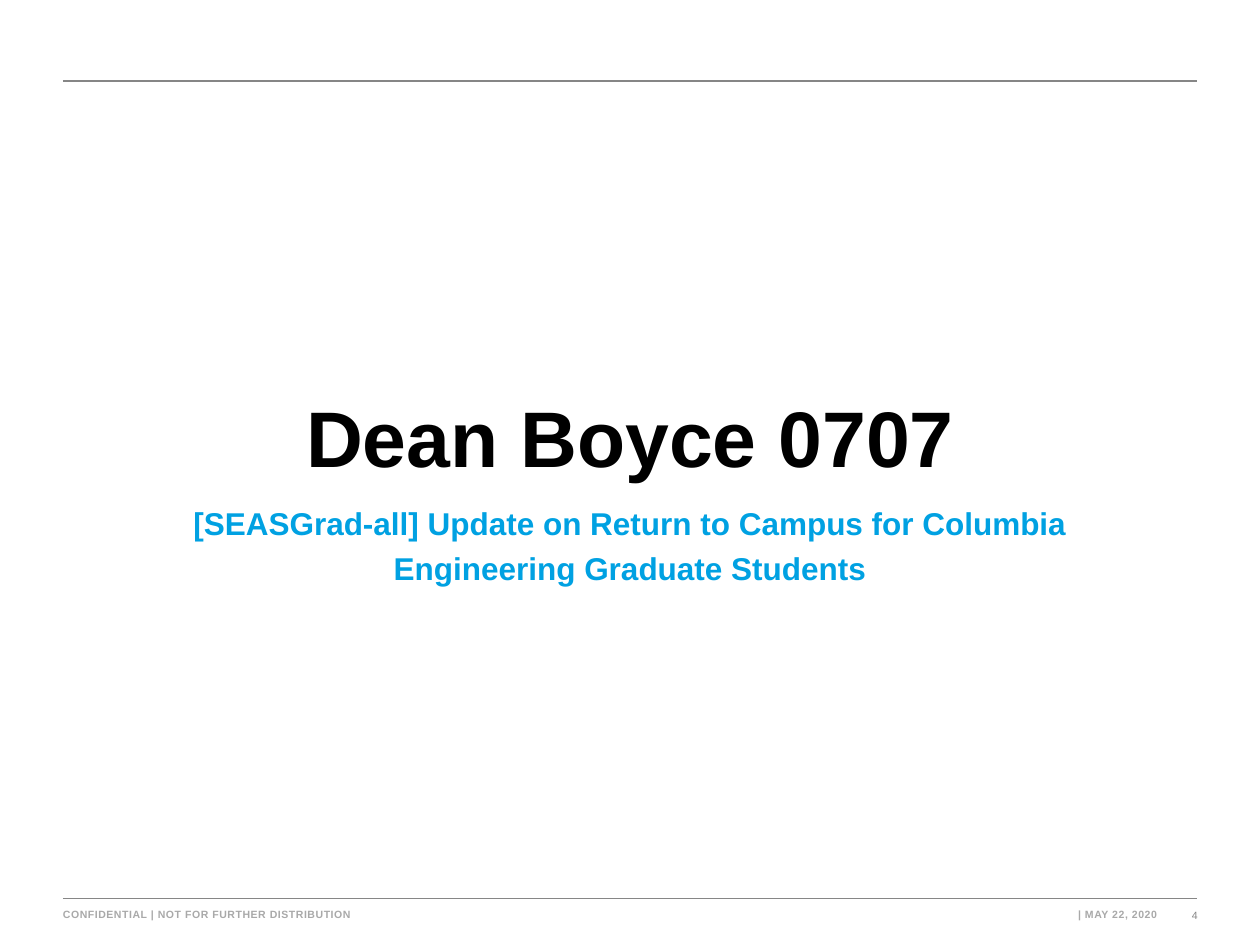
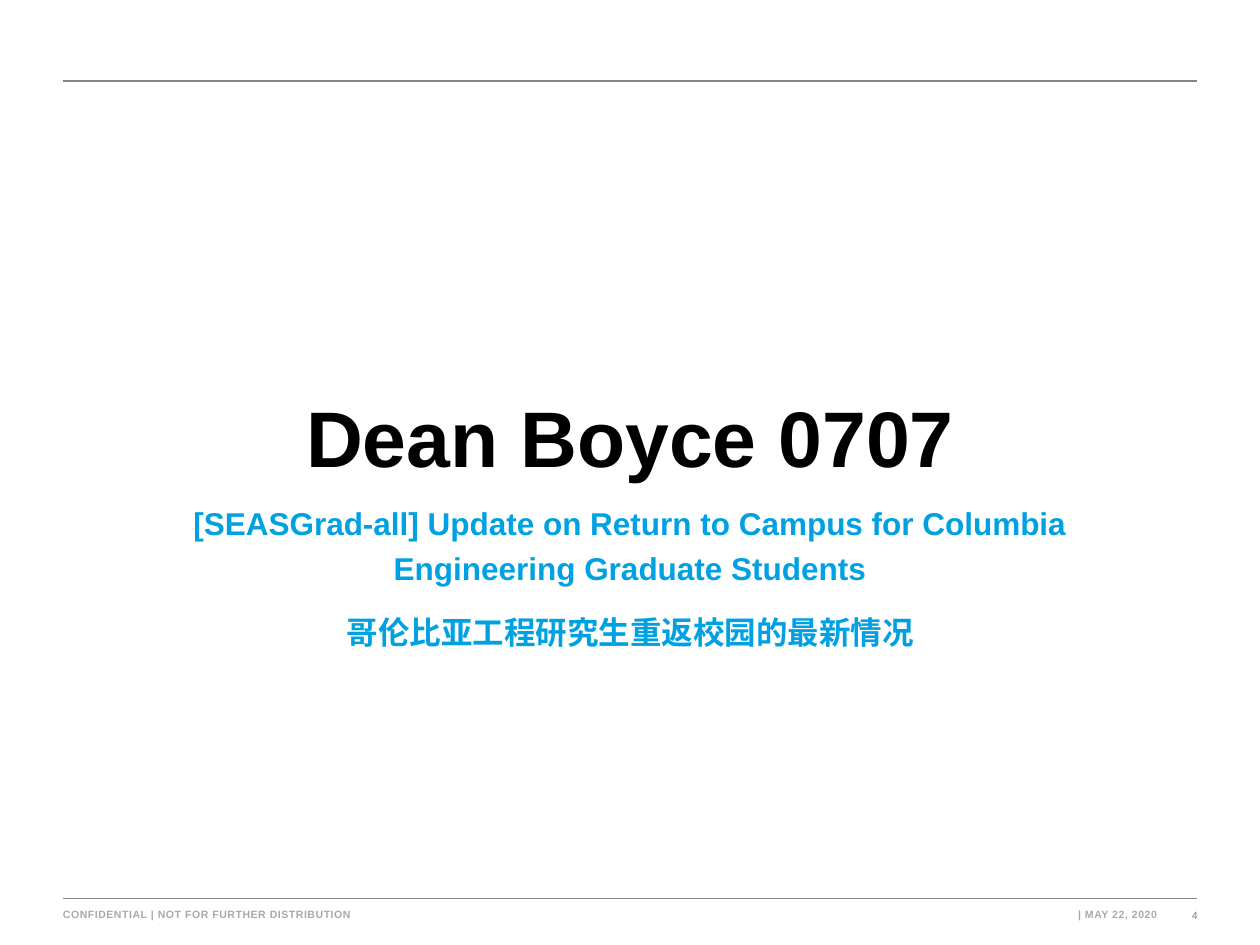
Before and after one commit to type-null/earthInsights, a slide deck: slide 4 of logCenter/mails.pptx. Drawn at 1260x945 pixels with LibreOffice and Linux fonts; fonts in the diff are those of the drawing; background and template pictures are left out. Boxes give left, top, right and bottom in pixels: in the first picture for what was removed or moved away, otherwise in the second. Text is boxed around its words. In the diff, an @@ line names an element or a change of style, - is before the commit and + after.

```diff
--- a/logCenter/mails.pptx
+++ b/logCenter/mails.pptx
@@ subtitle at (346, 617, 913, 647): paragraph added @@
+哥伦比亚工程研究生重返校园的最新情况
```
Also in this commit, not shown: 3 other slides changed, 2 slides added.
